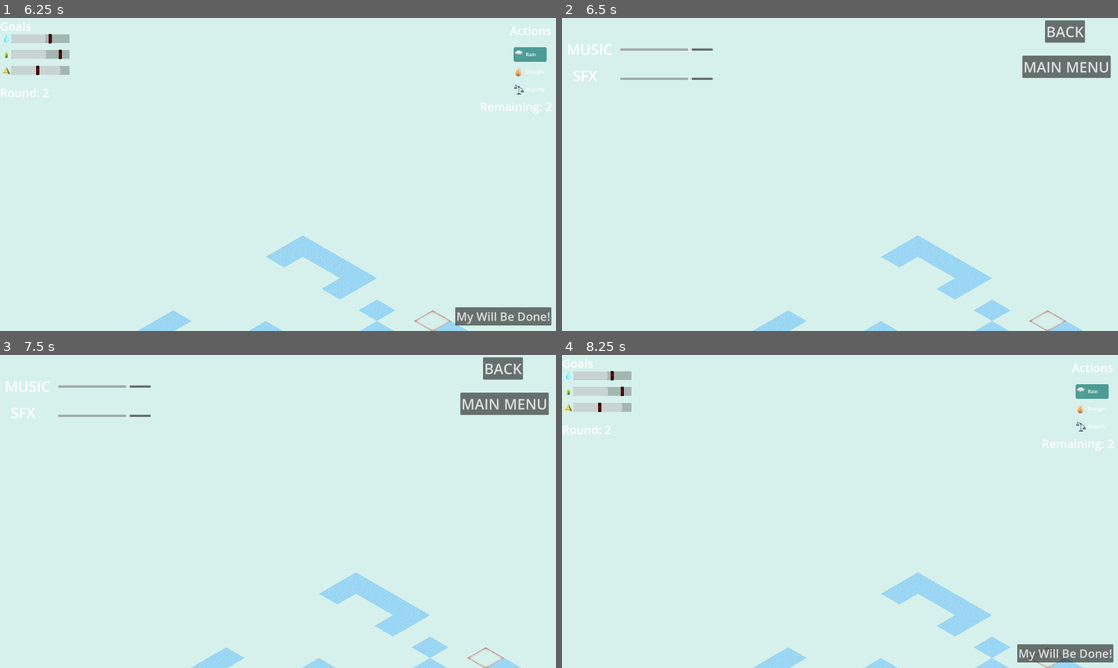
Above: before the commit, frames 1-4 (two rows, left to right).
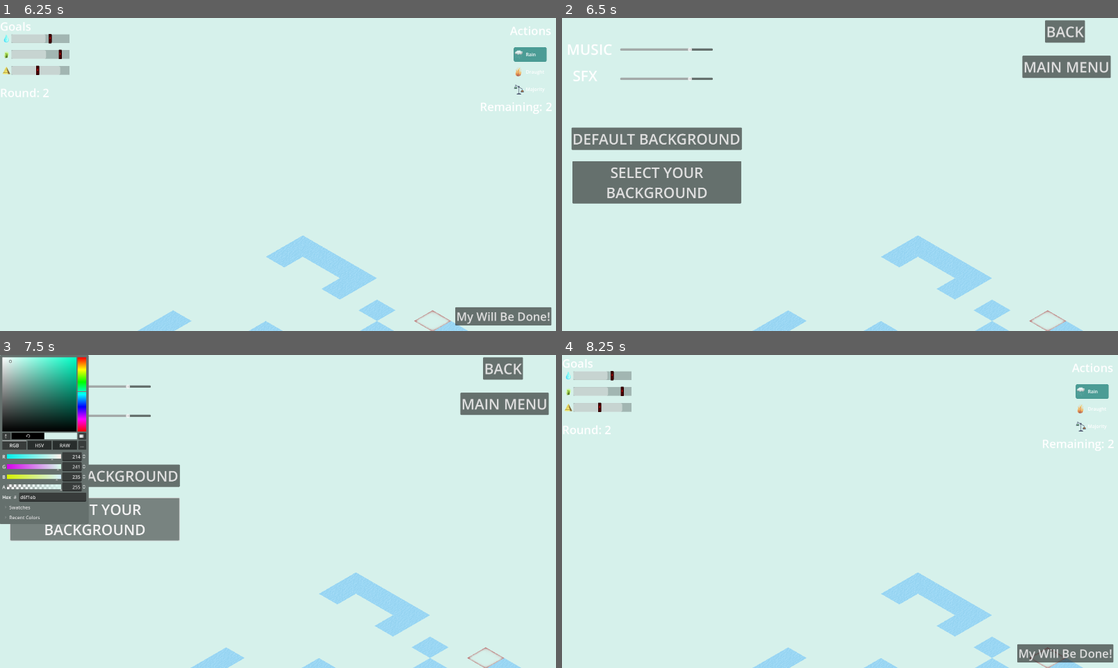
Above: after the commit, the same moments.

Repository: matouseek/game_jam_24
Game: Godot game, scene res://scenes/menu.tscn
The game is run twice, just before and just after one commit, with the same random seed, the same clock (stepped at 60 frames per second) and the same inputs. The engine's default icon, where the game draws it, is replaced by a stand-in: a white triangle on a blue panel in a dark square.
Inputs (mouse positions are in pixels of both pictures, inside the frame that each line leads up to):
- Up to frame 1 (6.25 s): click "PLAY" at 0.5 s; click "My Will Be Done!" at 1.25 s; click "My Will Be Done!" at 2 s; tap Enter (ui_accept) at 2.75, 3.02, 3.77, 5.27, 6.02 s; move the mouse to (400, 158) at 2.77 s; press the mouse at (400, 158) at 2.78 s; hold D (right) 2.78-3.53 s; move the mouse to (166, 190) at 3.52 s; release the mouse at (166, 190) at 3.53 s; hold S (down) 3.53-4.28 s; tap U (undo) at 3.6 s; move the mouse to (333, 105) at 4.27 s; hold D (right) 4.28-5.03 s; hold Mouse wheel up (zoom_in) 4.28-5.03 s; move the mouse to (250, 237) at 5.02 s; hold W (up) 5.03-5.78 s; tap Mouse wheel down (zoom_out) at 5.1 s; move the mouse to (444, 221) at 5.77 s; press the mouse at (444, 221) at 5.78 s; hold A (left) from 5.78 s (still down)
- Up to frame 2 (6.5 s): keep holding A (left); tap Escape (settings) at 6.4 s
- Up to frame 3 (7.5 s): release A (left) at 6.5 s; release the mouse at (444, 558) at 6.5 s; click (94, 477) at 6.5 s, where only the run after the commit has a clickable "DEFAULT BACKGROUND"; click (94, 517) at 7.25 s, where only the run after the commit has a clickable "SELECT YOUR BACKGROUND"
- Up to frame 4 (8.25 s): click "BACK" at 8 s

Frame 1 is identical in both runs. In frame 2, 5.9% of the frame differs, in the area x 1-33%, y 34-60%; in frame 3, 12%, in the area x 0-33%, y 0-60%; in frame 4, nothing differs.
Error in both runs: Invalid access to property or key 'texture' on a base object of type 'null instance'. (res://scripts/environment.gd:163)

Commit message:
Polished

Diff:
--- a/scenes/audio_settings.tscn
+++ b/scenes/audio_settings.tscn
@@ -92,7 +92,51 @@
 text = "MAIN MENU"
 metadata/_edit_use_anchors_ = true
 
+[node name="DefaultBackground" type="Button" parent="."]
+anchors_preset = -1
+anchor_left = 0.00833333
+anchor_top = 0.243519
+anchor_right = 0.314583
+anchor_bottom = 0.314815
+offset_left = 17.0
+offset_top = 115.0
+offset_right = 17.0
+offset_bottom = 115.0
+theme_override_font_sizes/font_size = 50
+text = "DEFAULT BACKGROUND"
+metadata/_edit_use_anchors_ = true
+
+[node name="Background" type="Button" parent="."]
+offset_left = 36.0
+offset_top = 494.0
+offset_right = 619.0
+offset_bottom = 640.0
+theme_override_font_sizes/font_size = 50
+text = "SELECT YOUR
+BACKGROUND"
+
+[node name="ColorPickerButton" type="ColorPickerButton" parent="."]
+visible = false
+anchors_preset = -1
+anchor_left = 0.0265625
+anchor_top = 0.248148
+anchor_right = 0.182812
+anchor_bottom = 0.319444
+offset_left = -15.0
+offset_top = 226.0
+offset_right = 123.719
+offset_bottom = 297.51
+theme_override_colors/icon_normal_color = Color(0.905882, 0, 0, 1)
+theme_override_constants/outline_size = 5
+theme_override_font_sizes/font_size = 50
+text = "Pick Color"
+color = Color(0.839216, 0.945098, 0.921569, 1)
+metadata/_edit_use_anchors_ = true
+
 [connection signal="value_changed" from="SFX" to="." method="_on_sfx_value_changed"]
 [connection signal="value_changed" from="Music" to="." method="_on_music_value_changed"]
 [connection signal="pressed" from="Back" to="." method="_on_back_pressed"]
 [connection signal="pressed" from="MainMenu" to="." method="_on_main_menu_pressed"]
+[connection signal="pressed" from="DefaultBackground" to="." method="_on_default_background_pressed"]
+[connection signal="pressed" from="Background" to="." method="_on_background_pressed"]
+[connection signal="color_changed" from="ColorPickerButton" to="." method="_on_color_picker_button_color_changed"]
--- a/scripts/audio_settings.gd
+++ b/scripts/audio_settings.gd
@@ -2,6 +2,7 @@
 
 var sfx = 0
 var music = 0
+var show = false
 
 func _ready() -> void:
 	$SFX.value = sfx
@@ -42,3 +43,17 @@
 func _on_main_menu_pressed() -> void:
 	get_tree().change_scene_to_file("res://scenes/menu.tscn")
 	visible = false
+
+
+func _on_color_picker_button_color_changed(color: Color) -> void:
+	RenderingServer.set_default_clear_color(color)
+
+
+func _on_default_background_pressed() -> void:
+	$ColorPickerButton.color = Color("d6f1eb")
+	RenderingServer.set_default_clear_color(Color("d6f1eb"))
+
+
+func _on_background_pressed() -> void:
+	$ColorPickerButton.get_popup().visible = !show
+	show = !show
